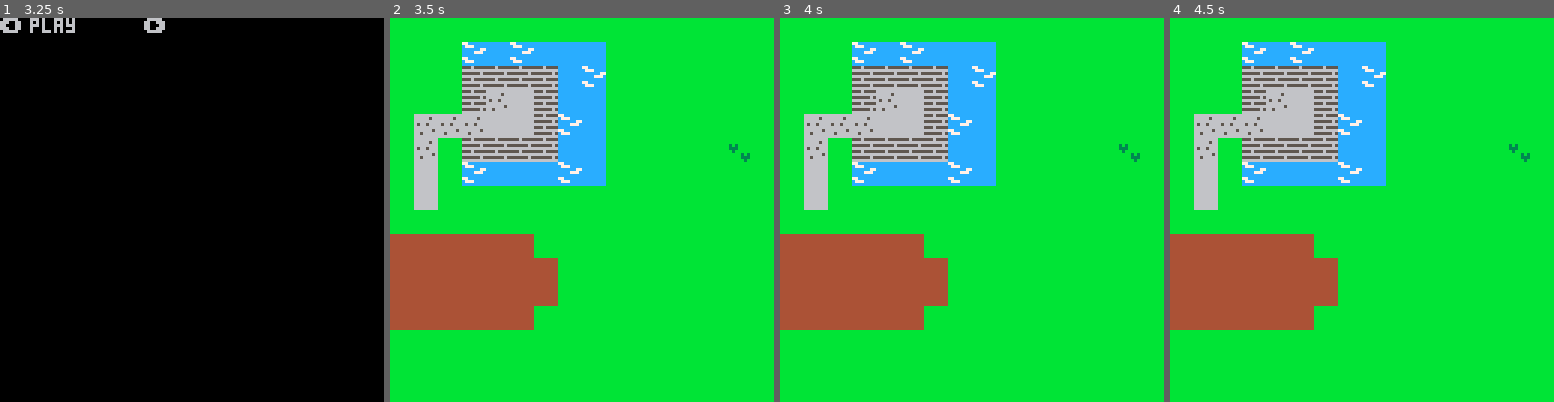
Above: before the commit, frames 1-4 (left to right).
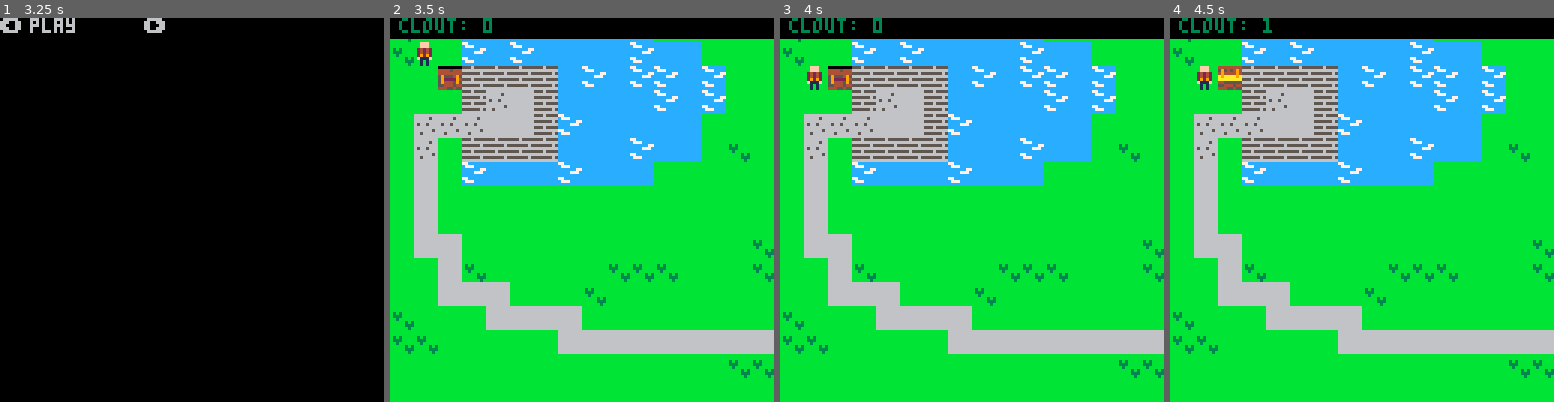
Above: after the commit, the same moments.

Repository: thoughtlesslabs/bitclouthero
Game: PICO-8 cartridge bitclout.p8
Same seed, same stepped clock (60 frames per second), same inputs: the game is played once before the commit and once after it.
Inputs:
- Up to frame 1 (3.25 s): tap O (Z key) at 0.7, 1.7, 2.1, 2.5, 2.9 s; hold Right 1.6-2.1 s; hold Up 2.15-2.42 s; hold Right 2.47-3.03 s; hold Left from 3.08 s (still down)
- Up to frame 2 (3.5 s): keep holding Left; tap O (Z key) at 3.3 s
- Up to frame 3 (4 s): release Left at 3.58 s; hold Down 3.63-3.97 s; tap O (Z key) at 3.7 s
- Up to frame 4 (4.5 s): hold Right from 4.02 s (still down); tap O (Z key) at 4.1 s

Frame 1 is identical in both runs. In frame 2, 31% of the frame differs, in the area x 0-100%, y 0-94%; in frame 3, 31%; in frame 4, 31%.

Commit message:
Basic functionality workin

Diff:
--- a/bitclout.p8
+++ b/bitclout.p8
@@ -7,8 +7,60 @@
 function _init()
 	menu = true
 	menuchoice = 1
-end
-
+	map_setup()
+	make_player()
+end
+
+function map_setup()
+	-- map tile settings
+	wall = {18,7,6,34,35}
+	clout = {6}
+	win = {22}
+	lose = {23}
+end
+
+function make_player()
+	-- add player to game
+	p = {}
+	p.x = 1
+	p.y = 1
+	p.bits = 0
+	p.clout = 0
+	p.sprite = 9
+end
+
+function is_tile(tile_type,x,y)
+	tile = mget(x,y)
+	for i=1,#tile_type do
+		if tile == tile_type[i] then
+			return true
+		end
+	end
+	return false
+end
+
+function can_move(x,y)
+	return not is_tile(wall,x,y)
+end
+
+function swap_tile(x,y)
+	tile = mget(x,y)
+	mset(x,y,tile+1)
+end
+
+function get_clout(x,y)
+	p.clout += 1
+	swap_tile(x,y)
+	sfx(1)
+end
+
+function display()
+	disx = mapx*8
+	disy = mapy*8
+
+	rectfill(disx,disy,disx+128,disy+6,0)
+	print("clout: "..p.clout,disx+3,disy,3)
+end
 
 
 
@@ -43,8 +95,34 @@
 end
 
 function updategame()
-	map()
-end
+	move_player()
+end
+
+function move_player()
+	newx = p.x
+	newy = p.y
+	if btnp(0) then newx -= 1 end
+	if btnp(1) then newx += 1 end
+	if btnp(2) then newy -= 1 end
+	if btnp(3) then newy += 1 end
+
+	interact(newx,newy)
+
+	if can_move(newx,newy) then
+		p.x = mid(0,newx,127)
+		p.y = mid(1,newy,63)
+	else
+		sfx(0)
+	end
+end
+
+
+function interact(x,y)
+	if is_tile(clout,x,y) then
+		get_clout(x,y)
+	end
+end
+
 -->8
 -- draw game
 
@@ -65,8 +143,24 @@
 end
 
 function drawgame()
-	cls(4)
-	map(0,0,0,0)
+	cls()
+	draw_map()
+	draw_player()
+end
+
+function draw_map()
+ mapx = flr(p.x/16)*16
+ mapy = flr(p.y/16)*16
+
+ camera(mapx*8,mapy*8)
+	map(0,0,0,0,128,64)
+
+	-- hud
+	display()
+end
+
+function draw_player()
+	spr(p.sprite,p.x*8,p.y*8)
 end
 -->8
 -- to do list
@@ -80,8 +174,8 @@
 0007700000077000bbbbbbbbb3b3bbbb000000000000000044444444494444940000000002424200000000000000000000000000000000000000000000000000
 0000777007770000bbbbbbbbb333bbbb000000000000000059555495a9aaaa9a0000000002424200000000000000000000000000000000000000000000000000
 0000700770070000bbbbbbbbbb3bbbbb000000000000000059222294aaaaaaaa0000000002929200000000000000000000000000000000000000000000000000
-0000070000700000bbbbbbbbbbbbb3b3000000000000000059444595445555550000000002111200000000000000000000000000000000000000000000000000
-0000070000700000bbbbbbbbbbbbb33300000000000000005544454455444544000000000f101f00000000000000000000000000000000000000000000000000
+0000070000700000bbbbbbbbbbbbb3b300000000000000005944459544555555000000000f111f00000000000000000000000000000000000000000000000000
+0000070000700000bbbbbbbbbbbbb333000000000000000055444544554445440000000000101000000000000000000000000000000000000000000000000000
 0000007007000000bbbbbbbbbbbbbb3b000000000000000044455455444554550000000000101000000000000000000000000000000000000000000000000000
 00000070700000005556555566666666666666660000000000000000000000000000000000000000000000000000000000000000000000000000000000000000
 00000007700000006666666666666666666665660000000000000000000000000000000000000000000000000000000000000000000000000000000000000000
@@ -100,25 +194,28 @@
 0000000000000000ccccccccc777cccc000000000000000000000000000000000000000000000000000000000000000000000000000000000000000000000000
 0000000000000000cccccccccccccccc000000000000000000000000000000000000000000000000000000000000000000000000000000000000000000000000
 __map__
+0302022222222223232322020202020202020202020202020202020202020202000000000000000000000000000000000000000000000000000000000000000000000000000000000000000000000000000000000000000000000000000000000000000000000000000000000000000000000000000000000000000000000000
+0302022322232222222223222202020202020202020202020202020202020202000000000000000000000000000000000000000000000000000000000000000000000000000000000000000000000000000000000000000000000000000000000000000000000000000000000000000000000000000000000000000000000000
+0202061212121222232223232223020202020202020202020302020202020202000000000000000000000000000000000000000000000000000000000000000000000000000000000000000000000000000000000000000000000000000000000000000000000000000000000000000000000000000000000000000000000000
+0202021214131222222222232223020203020202020302020202020202020202000000000000000000000000000000000000000000000000000000000000000000000000000000000000000000000000000000000000000000000000000000000000000000000000000000000000000000000000000000000000000000000000
+0214141413131223222222222202020202020202020303030303030202020202000000000000000000000000000000000000000000000000000000000000000000000000000000000000000000000000000000000000000000000000000000000000000000000000000000000000000000000000000000000000000000000000
+0214021212121222222223222202030202030303030203030302030202020202000000000000000000000000000000000000000000000000000000000000000000000000000000000000000000000000000000000000000000000000000000000000000000000000000000000000000000000000000000000000000000000000
+0213022322222223222222020202020202030202030303030303030202020202000000000000000000000000000000000000000000000000000000000000000000000000000000000000000000000000000000000000000000000000000000000000000000000000000000000000000000000000000000000000000000000000
+0213020202020202020202020202020202020202030203030303030302020202000000000000000000000000000000000000000000000000000000000000000000000000000000000000000000000000000000000000000000000000000000000000000000000000000000000000000000000000000000000000000000000000
+0213020202020202020202020202020202020202020303020203030202020202000000000000000000000000000000000000000000000000000000000000000000000000000000000000000000000000000000000000000000000000000000000000000000000000000000000000000000000000000000000000000000000000
+0213130202020202020202020202020302020203020202030302020202020202000000000000000000000000000000000000000000000000000000000000000000000000000000000000000000000000000000000000000000000000000000000000000000000000000000000000000000000000000000000000000000000000
+0202130302020202020303030202020302020203030202020202020202020202000000000000000000000000000000000000000000000000000000000000000000000000000000000000000000000000000000000000000000000000000000000000000000000000000000000000000000000000000000000000000000000000
+0202131313020202030202020202020202020202020303020202020202020202000000000000000000000000000000000000000000000000000000000000000000000000000000000000000000000000000000000000000000000000000000000000000000000000000000000000000000000000000000000000000000000000
+0302020213131313020202020202020202020202020202020202020202020202000000000000000000000000000000000000000000000000000000000000000000000000000000000000000000000000000000000000000000000000000000000000000000000000000000000000000000000000000000000000000000000000
+0303020202020213131313131313131313131313131313131313131313130202000000000000000000000000000000000000000000000000000000000000000000000000000000000000000000000000000000000000000000000000000000000000000000000000000000000000000000000000000000000000000000000000
+0202020202020202020202020202030303020202020202020202020202020202000000000000000000000000000000000000000000000000000000000000000000000000000000000000000000000000000000000000000000000000000000000000000000000000000000000000000000000000000000000000000000000000
 0202020202020202020202020202020202020202020202020202020202020202000000000000000000000000000000000000000000000000000000000000000000000000000000000000000000000000000000000000000000000000000000000000000000000000000000000000000000000000000000000000000000000000
-0202022322232222220202020202020202000000000000000000000000000000000000000000000000000000000000000000000000000000000000000000000000000000000000000000000000000000000000000000000000000000000000000000000000000000000000000000000000000000000000000000000000000000
-0202021212121222230202020202020202020000000000000000000000000000000000000000000000000000000000000000000000000000000000000000000000000000000000000000000000000000000000000000000000000000000000000000000000000000000000000000000000000000000000000000000000000000
-0202021214131222220202020202020203000000000000000000000000000000000000000000000000000000000000000000000000000000000000000000000000000000000000000000000000000000000000000000000000000000000000000000000000000000000000000000000000000000000000000000000000000000
-0214141413131223220202020202020202000000000000000000000000000000000000000000000000000000000000000000000000000000000000000000000000000000000000000000000000000000000000000000000000000000000000000000000000000000000000000000000000000000000000000000000000000000
-0214021212121222220202020202030202000000000000000000000000000000000000000000000000000000000000000000000000000000000000000000000000000000000000000000000000000000000000000000000000000000000000000000000000000000000000000000000000000000000000000000000000000000
-0213022322222223220202020202020202000000000000000000000000000000000000000000000000000000000000000000000000000000000000000000000000000000000000000000000000000000000000000000000000000000000000000000000000000000000000000000000000000000000000000000000000000000
-0213020202020202020202020202020202000000000000000000000000000000000000000000000000000000000000000000000000000000000000000000000000000000000000000000000000000000000000000000000000000000000000000000000000000000000000000000000000000000000000000000000000000000
-0202020202020202020202020202020202000000000000000000000000000000000000000000000000000000000000000000000000000000000000000000000000000000000000000000000000000000000000000000000000000000000000000000000000000000000000000000000000000000000000000000000000000000
-3232323232320202020202020202020202000000000000000000000000000000000000000000000000000000000000000000000000000000000000000000000000000000000000000000000000000000000000000000000000000000000000000000000000000000000000000000000000000000000000000000000000000000
-3232323232323202020202020202020202000000000000000000000000000000000000000000000000000000000000000000000000000000000000000000000000000000000000000000000000000000000000000000000000000000000000000000000000000000000000000000000000000000000000000000000000000000
-3232323232323202020202020202020202000000000000000000000000000000000000000000000000000000000000000000000000000000000000000000000000000000000000000000000000000000000000000000000000000000000000000000000000000000000000000000000000000000000000000000000000000000
-3232323232320202020202020202020202000000000000000000000000000000000000000000000000000000000000000000000000000000000000000000000000000000000000000000000000000000000000000000000000000000000000000000000000000000000000000000000000000000000000000000000000000000
-0202020202020202020202020202020202000000000000000000000000000000000000000000000000000000000000000000000000000000000000000000000000000000000000000000000000000000000000000000000000000000000000000000000000000000000000000000000000000000000000000000000000000000
-0202020202020202020202020202020202000200000000000000000000000000000000000000000000000000000000000000000000000000000000000000000000000000000000000000000000000000000000000000000000000000000000000000000000000000000000000000000000000000000000000000000000000000
-0202020202020202020202020202020202000200000000000000000000000000000000000000000000000000000000000000000000000000000000000000000000000000000000000000000000000000000000000000000000000000000000000000000000000000000000000000000000000000000000000000000000000000
-0000000000000000000000000002000000020200000000000000000000000000000000000000000000000000000000000000000000000000000000000000000000000000000000000000000000000000000000000000000000000000000000000000000000000000000000000000000000000000000000000000000000000000
-0000000000000000000000000000020000020000000000000000000000000000000000000000000000000000000000000000000000000000000000000000000000000000000000000000000000000000000000000000000000000000000000000000000000000000000000000000000000000000000000000000000000000000
-0000000000000000000000000000000000020000000000000000000000000000000000000000000000000000000000000000000000000000000000000000000000000000000000000000000000000000000000000000000000000000000000000000000000000000000000000000000000000000000000000000000000000000
-0000000000000000000000000000020000000000000000000000000000000000000000000000000000000000000000000000000000000000000000000000000000000000000000000000000000000000000000000000000000000000000000000000000000000000000000000000000000000000000000000000000000000000
-0000000000000000000000000000020000000000000000000000000000000000000000000000000000000000000000000000000000000000000000000000000000000000000000000000000000000000000000000000000000000000000000000000000000000000000000000000000000000000000000000000000000000000
-0000000000000000000000000000020000000000000000000000000000000000000000000000000000000000000000000000000000000000000000000000000000000000000000000000000000000000000000000000000000000000000000000000000000000000000000000000000000000000000000000000000000000000
+0000000000000000000000000404040404040404000000000000000000000000000000000000000000000000000000000000000000000000000000000000000000000000000000000000000000000000000000000000000000000000000000000000000000000000000000000000000000000000000000000000000000000000
+0000000000000000000000000000040000040404000000000000000000000000000000000000000000000000000000000000000000000000000000000000000000000000000000000000000000000000000000000000000000000000000000000000000000000000000000000000000000000000000000000000000000000000
+0000000000000000000000000000040000040400000000000000000000000000000000000000000000000000000000000000000000000000000000000000000000000000000000000000000000000000000000000000000000000000000000000000000000000000000000000000000000000000000000000000000000000000
+0000000000000000000000000000040000000000000000000000000000000000000000000000000000000000000000000000000000000000000000000000000000000000000000000000000000000000000000000000000000000000000000000000000000000000000000000000000000000000000000000000000000000000
+0000000000000000000000000000040000000000000000000000000000000000000000000000000000000000000000000000000000000000000000000000000000000000000000000000000000000000000000000000000000000000000000000000000000000000000000000000000000000000000000000000000000000000
+0000000000000000000000000000040000000000000000000000000000000000000000000000000000000000000000000000000000000000000000000000000000000000000000000000000000000000000000000000000000000000000000000000000000000000000000000000000000000000000000000000000000000000
+
+
+
Not shown, changed: the sound effects (__sfx__) section of bitclout.p8
